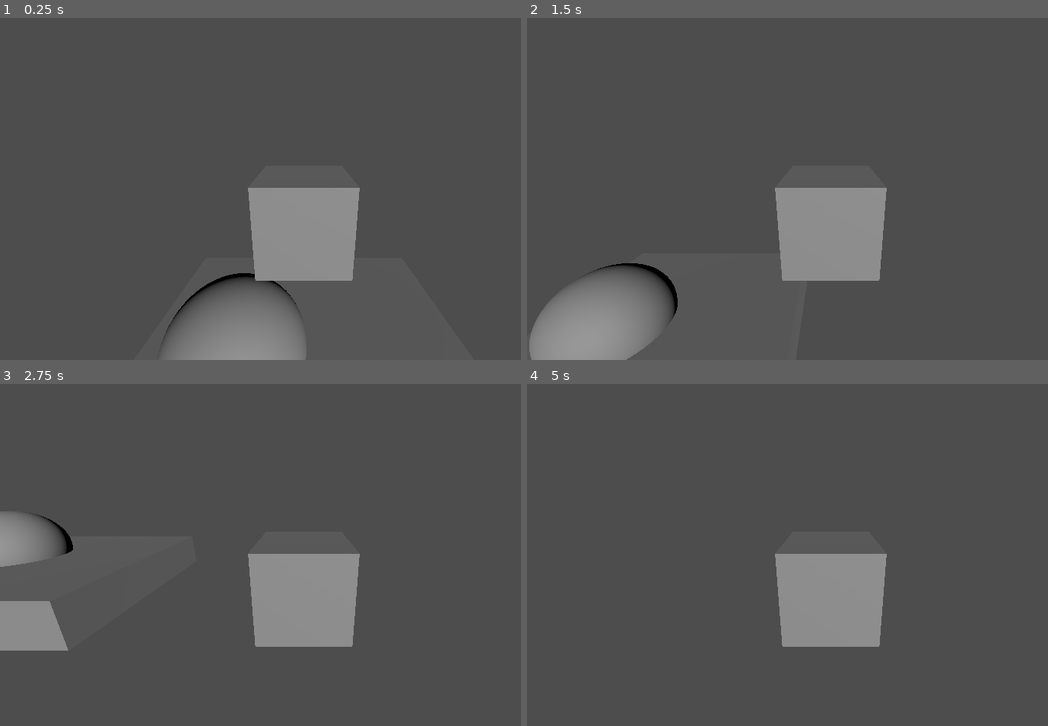
Above: before the commit, frames 1-4 (two rows, left to right).
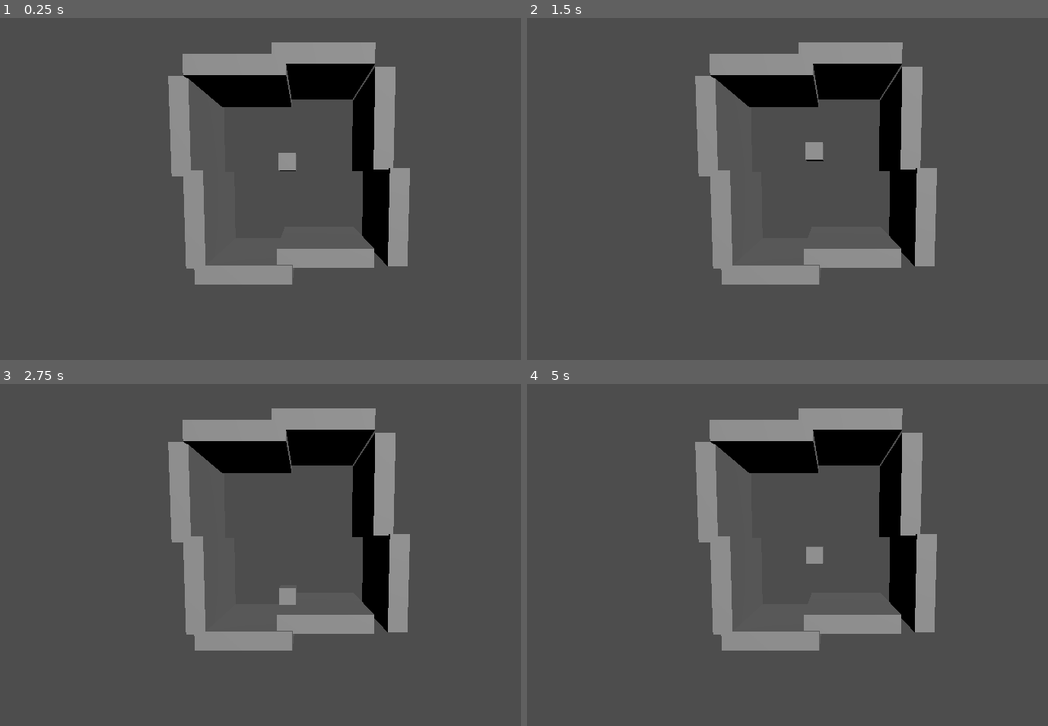
Above: after the commit, the same moments.

Repository: qujbug/impossibe_architecture_2024_digital_tech
Game: Godot game, scene res://circular_room.tscn
The game is run twice, just before and just after one commit, with the same random seed, the same clock (stepped at 60 frames per second) and the same inputs. The project has no main scene, so this scene is started directly.
Inputs:
- Up to frame 1 (0.25 s): no input
- Up to frame 2 (1.5 s): tap Enter (ui_accept) at 0.5, 0.77 s; hold Right (ui_right) 0.53-1.28 s; hold Down (ui_down) from 1.28 s (still down)
- Up to frame 3 (2.75 s): tap Enter (ui_accept) at 1.52 s; release Down (ui_down) at 2.03 s; hold Right (ui_right) from 2.03 s (still down)
- Up to frame 4 (5 s): release Right (ui_right) at 2.78 s; hold Up (ui_up) 2.78-3.53 s; tap Enter (ui_accept) at 3.02, 3.77, 4.52 s; hold Left (ui_left) from 3.53 s (still down)

The runs differ from the first frame. In frame 1, 22% of the frame differs, in the area x 31-79%, y 7-100%; in frame 2, 23%, in the area x 0-79%, y 7-100%; in frame 3, 20%; in frame 4, 17%.
Error before the commit: Invalid access to property or key 'xdifference' on a base object of type 'null instance'. (res://player.gd:40)
Error after the commit: Invalid access to property or key 'rotate' on a base object of type 'null instance'. (res://player.gd:60)

Commit message:
Additional impossible architecture
added in stuff like rotating room

Diff:
--- /dev/null
+++ b/2024_digital_tech/circular_room.gd
@@ -0,0 +1,18 @@
+extends Node3D
+
+# Called when the node enters the scene tree for the first time.
+func _ready():
+	pass # Replace with function body.
+
+
+# Called every frame. 'delta' is the elapsed time since the previous frame.
+func _process(delta):
+	pass
+
+
+
+func _on_circle_area_3d_body_entered(body):
+	if body.is_in_group("player"):
+		$rotatingobjects.rotate_z(-PI/2)
+		$rotatingobjects.position.x += 0.5
+		$rotatingobjects.position.y += 6
--- a/2024_digital_tech/circular_room.tscn
+++ b/2024_digital_tech/circular_room.tscn
@@ -1,42 +1,154 @@
 [gd_scene load_steps=6 format=3 uid="uid://twhgaha0tbed"]
 
-[ext_resource type="PackedScene" uid="uid://brb1bn30d0m2f" path="res://player.tscn" id="1_3pcux"]
+[ext_resource type="Script" path="res://circular_room.gd" id="1_ih14f"]
+[ext_resource type="PackedScene" uid="uid://brb1bn30d0m2f" path="res://player.tscn" id="2_rxag6"]
+
+[sub_resource type="BoxShape3D" id="BoxShape3D_ppwd4"]
+size = Vector3(0.0291748, 1, 5.06445)
 
 [sub_resource type="BoxShape3D" id="BoxShape3D_3tpik"]
 size = Vector3(4.98901, 1, 5.00122)
 
 [sub_resource type="BoxMesh" id="BoxMesh_3afli"]
 
-[sub_resource type="SphereShape3D" id="SphereShape3D_cq0cc"]
-radius = 0.998363
+[node name="circularRoom" type="Node3D"]
+script = ExtResource("1_ih14f")
+metadata/_edit_group_ = true
 
-[sub_resource type="SphereMesh" id="SphereMesh_plbgv"]
+[node name="Camera3D" type="Camera3D" parent="."]
+transform = Transform3D(1, 0, 0, 0, 0.998321, 0.0579299, 0, -0.0579299, 0.998321, 0, 5.05227, 13.5883)
 
-[node name="circularRoom" type="Node3D"]
+[node name="player" parent="." instance=ExtResource("2_rxag6")]
+transform = Transform3D(-4.37114e-08, 0, -1, 0, 1, 0, 1, 0, -4.37114e-08, -0.96214, 6.20269, 0.10454)
 
-[node name="player" parent="." instance=ExtResource("1_3pcux")]
-transform = Transform3D(1, 0, 0, 0, 1, 0, 0, 0, 1, 0, 3.11027, 0)
+[node name="DirectionalLight3D" type="DirectionalLight3D" parent="."]
+transform = Transform3D(0.945541, -0.105237, 0.308021, 0, 0.946294, 0.323307, -0.325502, -0.3057, 0.89476, -0.444587, 3.05764, 3.86385)
 
-[node name="Floor" type="StaticBody3D" parent="."]
+[node name="rotatingobjects" type="Node3D" parent="."]
 
-[node name="CollisionShape3D" type="CollisionShape3D" parent="Floor"]
+[node name="collisions" type="Node3D" parent="rotatingobjects"]
+transform = Transform3D(1, 0, 0, 0, 1, 0, 0, 0, 1, -3.08498, 0, 0)
+
+[node name="circleArea3D" type="Area3D" parent="rotatingobjects/collisions" groups=["circle"]]
+transform = Transform3D(1, 0, 0, 0, 1, 0, 0, 0, 1, 4.75299, 1.86624, 0.00249481)
+
+[node name="CollisionShape3D" type="CollisionShape3D" parent="rotatingobjects/collisions/circleArea3D"]
+transform = Transform3D(1, 0, 0, 0, 1, 0, 0, 0, 1, 0.94404, 0.0966547, -0.045064)
+shape = SubResource("BoxShape3D_ppwd4")
+
+[node name="circleArea3D2" type="Area3D" parent="rotatingobjects/collisions" groups=["circle"]]
+transform = Transform3D(-4.37114e-08, -1, 0, 1, -4.37114e-08, 0, 0, 0, 1, 6.18579, 7.83604, 0.00249481)
+
+[node name="CollisionShape3D" type="CollisionShape3D" parent="rotatingobjects/collisions/circleArea3D2"]
+transform = Transform3D(1, 0, 0, 0, 1, 0, 0, 0, 1, 0.94404, 0.0966547, -0.045064)
+shape = SubResource("BoxShape3D_ppwd4")
+
+[node name="circleArea3D3" type="Area3D" parent="rotatingobjects/collisions" groups=["circle"]]
+transform = Transform3D(1, 0, 0, 0, 1, 0, 0, 0, 1, -1.48365, 9.18285, 0.00249481)
+
+[node name="CollisionShape3D" type="CollisionShape3D" parent="rotatingobjects/collisions/circleArea3D3"]
+transform = Transform3D(1, 0, 0, 0, 1, 0, 0, 0, 1, 0.94404, 0.0966547, -0.045064)
+shape = SubResource("BoxShape3D_ppwd4")
+
+[node name="circleArea3D4" type="Area3D" parent="rotatingobjects/collisions" groups=["circle"]]
+transform = Transform3D(-4.37114e-08, -1, 0, 1, -4.37114e-08, 0, 0, 0, 1, -1.39374, 3.37286, 0.00249481)
+
+[node name="CollisionShape3D" type="CollisionShape3D" parent="rotatingobjects/collisions/circleArea3D4"]
+transform = Transform3D(1, 0, 0, 0, 1, 0, 0, 0, 1, 0.94404, 0.0966547, -0.045064)
+shape = SubResource("BoxShape3D_ppwd4")
+
+[node name="floors" type="Node3D" parent="rotatingobjects"]
+transform = Transform3D(1, 0, 0, 0, 1, 0, 0, 0, 1, -3.08498, 0, 0)
+metadata/_edit_group_ = true
+
+[node name="Floor2" type="StaticBody3D" parent="rotatingobjects/floors"]
+transform = Transform3D(1, 0, 0, 0, 1, 0, 0, 0, 1, 4.19913, 0.853339, -0.112748)
+
+[node name="CollisionShape3D" type="CollisionShape3D" parent="rotatingobjects/floors/Floor2"]
 transform = Transform3D(1, 0, 0, 0, 1, 0, 0, 0, 1, 0.000854492, 0, -0.0118408)
 shape = SubResource("BoxShape3D_3tpik")
 
-[node name="MeshInstance3D" type="MeshInstance3D" parent="Floor"]
+[node name="MeshInstance3D" type="MeshInstance3D" parent="rotatingobjects/floors/Floor2"]
 transform = Transform3D(5, 0, 0, 0, 1, 0, 0, 0, 5, 0, 0, 0)
 mesh = SubResource("BoxMesh_3afli")
 
-[node name="Roof" type="StaticBody3D" parent="."]
-transform = Transform3D(1, 0, 0, 0, 1, 0, 0, 0, 1, -0.956437, 0.722555, 0)
-metadata/_edit_group_ = true
+[node name="Floor" type="StaticBody3D" parent="rotatingobjects/floors"]
 
-[node name="CollisionShape3D" type="CollisionShape3D" parent="Roof"]
-shape = SubResource("SphereShape3D_cq0cc")
+[node name="CollisionShape3D" type="CollisionShape3D" parent="rotatingobjects/floors/Floor"]
+transform = Transform3D(1, 0, 0, 0, 1, 0, 0, 0, 1, 0.000854492, 0, -0.0118408)
+shape = SubResource("BoxShape3D_3tpik")
 
-[node name="MeshInstance3D" type="MeshInstance3D" parent="Roof"]
-transform = Transform3D(2, 0, 0, 0, 2, 0, 0, 0, 2, 0, -0.00543523, 0)
-mesh = SubResource("SphereMesh_plbgv")
+[node name="MeshInstance3D" type="MeshInstance3D" parent="rotatingobjects/floors/Floor"]
+transform = Transform3D(5, 0, 0, 0, 1, 0, 0, 0, 5, 0, 0, 0)
+mesh = SubResource("BoxMesh_3afli")
 
-[node name="DirectionalLight3D" type="DirectionalLight3D" parent="."]
-transform = Transform3D(0.945541, -0.105237, 0.308021, 0, 0.946294, 0.323306, -0.325502, -0.3057, 0.89476, 2.64039, 3.05764, 3.86385)
+[node name="Floor3" type="StaticBody3D" parent="rotatingobjects/floors"]
+transform = Transform3D(-4.37114e-08, 1, 0, -1, -4.37114e-08, 0, 0, 0, 1, 7.85749, 3.87978, 0)
+
+[node name="CollisionShape3D" type="CollisionShape3D" parent="rotatingobjects/floors/Floor3"]
+transform = Transform3D(1, 0, 0, 0, 1, 0, 0, 0, 1, 0.891484, -0.0356474, -0.0118408)
+shape = SubResource("BoxShape3D_3tpik")
+
+[node name="MeshInstance3D" type="MeshInstance3D" parent="rotatingobjects/floors/Floor3"]
+transform = Transform3D(5, 0, 0, 0, 1, 0, 0, 0, 5, 0.91892, 0, 0)
+mesh = SubResource("BoxMesh_3afli")
+
+[node name="Floor4" type="StaticBody3D" parent="rotatingobjects/floors"]
+transform = Transform3D(-4.37114e-08, -1, 0, 1, -4.37114e-08, 0, 0, 0, 1, 7.07915, 7.8876, -0.119387)
+
+[node name="CollisionShape3D" type="CollisionShape3D" parent="rotatingobjects/floors/Floor4"]
+transform = Transform3D(1, 0, 0, 0, 1, 0, 0, 0, 1, 0.000854492, 0, -0.0118408)
+shape = SubResource("BoxShape3D_3tpik")
+
+[node name="MeshInstance3D" type="MeshInstance3D" parent="rotatingobjects/floors/Floor4"]
+transform = Transform3D(5, 0, 0, 0, 1, 0, 0, 0, 5, 0, 0, 0)
+mesh = SubResource("BoxMesh_3afli")
+
+[node name="Floor5" type="StaticBody3D" parent="rotatingobjects/floors"]
+transform = Transform3D(1, 0, 0, 0, 1, 0, 0, 0, 1, 4.02803, 10.9623, 0)
+
+[node name="CollisionShape3D" type="CollisionShape3D" parent="rotatingobjects/floors/Floor5"]
+transform = Transform3D(1, 0, 0, 0, 1, 0, 0, 0, 1, 0.000854492, 0, -0.0118408)
+shape = SubResource("BoxShape3D_3tpik")
+
+[node name="MeshInstance3D" type="MeshInstance3D" parent="rotatingobjects/floors/Floor5"]
+transform = Transform3D(5, 0, 0, 0, 1, 0, 0, 0, 5, 0, 0, 0)
+mesh = SubResource("BoxMesh_3afli")
+
+[node name="Floor6" type="StaticBody3D" parent="rotatingobjects/floors"]
+transform = Transform3D(1, 0, 0, 0, 1, 0, 0, 0, 1, -0.274132, 10.4251, 0)
+
+[node name="CollisionShape3D" type="CollisionShape3D" parent="rotatingobjects/floors/Floor6"]
+transform = Transform3D(1, 0, 0, 0, 1, 0, 0, 0, 1, 0.000854492, 0, -0.0118408)
+shape = SubResource("BoxShape3D_3tpik")
+
+[node name="MeshInstance3D" type="MeshInstance3D" parent="rotatingobjects/floors/Floor6"]
+transform = Transform3D(5, 0, 0, 0, 1, 0, 0, 0, 5, 0, 0, 0)
+mesh = SubResource("BoxMesh_3afli")
+
+[node name="Floor7" type="StaticBody3D" parent="rotatingobjects/floors"]
+transform = Transform3D(-4.37114e-08, -1, 0, 1, -4.37114e-08, 0, 0, 0, 1, -3.20497, 7.54059, -0.356443)
+
+[node name="CollisionShape3D" type="CollisionShape3D" parent="rotatingobjects/floors/Floor7"]
+transform = Transform3D(1, 0, 0, 0, 1, 0, 0, 0, 1, 0.000854492, 0, -0.0118408)
+shape = SubResource("BoxShape3D_3tpik")
+
+[node name="MeshInstance3D" type="MeshInstance3D" parent="rotatingobjects/floors/Floor7"]
+transform = Transform3D(5, 0, 0, 0, 1, 0, 0, 0, 5, 0, 0, 0)
+mesh = SubResource("BoxMesh_3afli")
+
+[node name="Floor8" type="StaticBody3D" parent="rotatingobjects/floors"]
+transform = Transform3D(-4.37114e-08, -1, 0, 1, -4.37114e-08, 0, 0, 0, 1, -2.42804, 2.82941, -0.0141888)
+
+[node name="CollisionShape3D" type="CollisionShape3D" parent="rotatingobjects/floors/Floor8"]
+transform = Transform3D(1, 0, 0, 0, 1, 0, 0, 0, 1, 0.000854492, 0, -0.0118408)
+shape = SubResource("BoxShape3D_3tpik")
+
+[node name="MeshInstance3D" type="MeshInstance3D" parent="rotatingobjects/floors/Floor8"]
+transform = Transform3D(5, 0, 0, 0, 1, 0, 0, 0, 5, 0, 0, 0)
+mesh = SubResource("BoxMesh_3afli")
+
+[connection signal="body_entered" from="rotatingobjects/collisions/circleArea3D" to="." method="_on_circle_area_3d_body_entered"]
+[connection signal="body_entered" from="rotatingobjects/collisions/circleArea3D2" to="." method="_on_circle_area_3d_body_entered"]
+[connection signal="body_entered" from="rotatingobjects/collisions/circleArea3D3" to="." method="_on_circle_area_3d_body_entered"]
+[connection signal="body_entered" from="rotatingobjects/collisions/circleArea3D4" to="." method="_on_circle_area_3d_body_entered"]
--- /dev/null
+++ b/2024_digital_tech/cylinder.tscn
@@ -0,0 +1,30 @@
+[gd_scene load_steps=5 format=3 uid="uid://bncrjbj7ebts8"]
+
+[ext_resource type="PackedScene" uid="uid://brb1bn30d0m2f" path="res://player.tscn" id="1_0n24i"]
+
+[sub_resource type="CylinderShape3D" id="CylinderShape3D_ifyq1"]
+
+[sub_resource type="BoxMesh" id="BoxMesh_g36ls"]
+
+[sub_resource type="BoxShape3D" id="BoxShape3D_wgkjf"]
+
+[node name="Node3D" type="Node3D"]
+
+[node name="StaticBody3D2" type="StaticBody3D" parent="."]
+transform = Transform3D(5, 0, 0, 0, 5, 0, 0, 0, 5, 3.36023, 0, 0)
+
+[node name="CollisionShape3D" type="CollisionShape3D" parent="StaticBody3D2"]
+transform = Transform3D(1, 0, 0, 0, 1, 0, 0, 0, 1, 1.1736, 0, 0)
+shape = SubResource("CylinderShape3D_ifyq1")
+
+[node name="player" parent="." instance=ExtResource("1_0n24i")]
+transform = Transform3D(1, 0, 0, 0, 1, 0, 0, 0, 1, 3.23599, 5.69731, -0.182641)
+
+[node name="StaticBody3D" type="StaticBody3D" parent="."]
+transform = Transform3D(5, 0, 0, 0, 5, 0, 0, 0, 5, 3.36023, 0, 0)
+
+[node name="MeshInstance3D" type="MeshInstance3D" parent="StaticBody3D"]
+mesh = SubResource("BoxMesh_g36ls")
+
+[node name="CollisionShape3D" type="CollisionShape3D" parent="StaticBody3D"]
+shape = SubResource("BoxShape3D_wgkjf")
--- a/2024_digital_tech/level_1.tscn
+++ b/2024_digital_tech/level_1.tscn
@@ -40,6 +40,8 @@
 transform = Transform3D(1, 0, 0, 0, 1, 0, 0, 0, 1, -1.3594, 2.27809, 3.30667)
 
 [node name="teleporters" type="Node3D" parent="."]
+transform = Transform3D(1, 0, 0, 0, 1, 0, 0, 0, 1, 3.10587, 0, 0)
+visible = false
 
 [node name="enterpoint" parent="teleporters" instance=ExtResource("3_ywh77")]
 exitpointx = 0.0
--- a/2024_digital_tech/player.gd
+++ b/2024_digital_tech/player.gd
@@ -26,7 +26,7 @@
 
 	# Get the input direction and handle the movement/deceleration.
 	# As good practice, you should replace UI actions with custom gameplay actions.
-	var input_dir = Input.get_vector("ui_left", "ui_right", "ui_up", "ui_down")
+	var input_dir = Input.get_vector("moveleft", "moveright", "moveup", "movedown")
 	var direction = (transform.basis * Vector3(input_dir.x, 0, input_dir.y)).normalized()
 	if direction:
 		velocity.x = direction.x * SPEED
@@ -35,15 +35,28 @@
 		velocity.x = move_toward(velocity.x, 0, SPEED)
 		velocity.z = move_toward(velocity.z, 0, SPEED)
 
+	direction = Vector3(Input.get_action_strength("moveleft") - Input.get_action_strength("moveright"),
+	0,
+	Input.get_action_strength("moveup") - Input.get_action_strength("movedown"))
+	camera()
+
 	#this is just to test if an input works. ui_text_sebmit
 	if Input.is_action_pressed("ui_text_submit"):
-		print($"/res/teleporter".xdifference)
+		print("nada")
+
 	move_and_slide()
 
 
 #interaction methods
 func _on_area_3d_area_entered(area):
+	##iinteracting by teleporting
 	if area.is_in_group("teleporter-enter"):
 		position.x += 25
 		position.y += 25
 		position.z += 25
+
+func camera():
+	if Input.is_action_pressed("rightcamera"):
+		$Camera3d.rotate.x += 90
+	if Input.is_action_pressed("leftcamera"):
+		$Camera3D.rotate.x += 90
--- a/2024_digital_tech/player.tscn
+++ b/2024_digital_tech/player.tscn
@@ -7,9 +7,9 @@
 
 [sub_resource type="BoxShape3D" id="BoxShape3D_67wxt"]
 
-[sub_resource type="BoxShape3D" id="BoxShape3D_xsfru"]
+[sub_resource type="SphereShape3D" id="SphereShape3D_wljcq"]
 
-[node name="player" type="CharacterBody3D"]
+[node name="player" type="CharacterBody3D" groups=["player"]]
 script = ExtResource("1_8w0x0")
 
 [node name="Body" type="MeshInstance3D" parent="."]
@@ -23,10 +23,13 @@
 transform = Transform3D(1, 0, 0, 0, 0.954922, 0.296858, 0, -0.296858, 0.954922, 0, 1.07942, 2.40749)
 
 [node name="teleportcollision" type="Area3D" parent="."]
+transform = Transform3D(2, 0, 0, 0, 2, 0, 0, 0, 2, 0, 0, 0)
 script = ExtResource("2_wstcm")
 
 [node name="CollisionShape3D" type="CollisionShape3D" parent="teleportcollision"]
-shape = SubResource("BoxShape3D_xsfru")
+shape = SubResource("SphereShape3D_wljcq")
+
+[node name="TwistPivot" type="Node3D" parent="."]
 
 [connection signal="area_entered" from="teleportcollision" to="." method="_on_area_3d_area_entered"]
 [connection signal="area_exited" from="teleportcollision" to="." method="_on_area_3d_area_exited"]
--- a/2024_digital_tech/project.godot
+++ b/2024_digital_tech/project.godot
@@ -52,3 +52,43 @@
 , Object(InputEventKey,"resource_local_to_scene":false,"resource_name":"","device":-1,"window_id":0,"alt_pressed":false,"shift_pressed":false,"ctrl_pressed":false,"meta_pressed":false,"pressed":false,"keycode":0,"physical_keycode":83,"key_label":0,"unicode":115,"echo":false,"script":null)
 ]
 }
+moveleft={
+"deadzone": 0.5,
+"events": [Object(InputEventKey,"resource_local_to_scene":false,"resource_name":"","device":-1,"window_id":0,"alt_pressed":false,"shift_pressed":false,"ctrl_pressed":false,"meta_pressed":false,"pressed":false,"keycode":0,"physical_keycode":65,"key_label":0,"unicode":97,"echo":false,"script":null)
+]
+}
+moveright={
+"deadzone": 0.5,
+"events": [Object(InputEventKey,"resource_local_to_scene":false,"resource_name":"","device":-1,"window_id":0,"alt_pressed":false,"shift_pressed":false,"ctrl_pressed":false,"meta_pressed":false,"pressed":false,"keycode":0,"physical_keycode":68,"key_label":0,"unicode":100,"echo":false,"script":null)
+]
+}
+moveup={
+"deadzone": 0.5,
+"events": [Object(InputEventKey,"resource_local_to_scene":false,"resource_name":"","device":-1,"window_id":0,"alt_pressed":false,"shift_pressed":false,"ctrl_pressed":false,"meta_pressed":false,"pressed":false,"keycode":0,"physical_keycode":87,"key_label":0,"unicode":119,"echo":false,"script":null)
+]
+}
+movedown={
+"deadzone": 0.5,
+"events": [Object(InputEventKey,"resource_local_to_scene":false,"resource_name":"","device":-1,"window_id":0,"alt_pressed":false,"shift_pressed":false,"ctrl_pressed":false,"meta_pressed":false,"pressed":false,"keycode":0,"physical_keycode":83,"key_label":0,"unicode":115,"echo":false,"script":null)
+]
+}
+upcamera={
+"deadzone": 0.5,
+"events": [Object(InputEventKey,"resource_local_to_scene":false,"resource_name":"","device":-1,"window_id":0,"alt_pressed":false,"shift_pressed":false,"ctrl_pressed":false,"meta_pressed":false,"pressed":false,"keycode":0,"physical_keycode":4194320,"key_label":0,"unicode":0,"echo":false,"script":null)
+]
+}
+donwcamera={
+"deadzone": 0.5,
+"events": [Object(InputEventKey,"resource_local_to_scene":false,"resource_name":"","device":-1,"window_id":0,"alt_pressed":false,"shift_pressed":false,"ctrl_pressed":false,"meta_pressed":false,"pressed":false,"keycode":0,"physical_keycode":4194322,"key_label":0,"unicode":0,"echo":false,"script":null)
+]
+}
+leftcamera={
+"deadzone": 0.5,
+"events": [Object(InputEventKey,"resource_local_to_scene":false,"resource_name":"","device":-1,"window_id":0,"alt_pressed":false,"shift_pressed":false,"ctrl_pressed":false,"meta_pressed":false,"pressed":false,"keycode":0,"physical_keycode":4194319,"key_label":0,"unicode":0,"echo":false,"script":null)
+]
+}
+rightcamera={
+"deadzone": 0.5,
+"events": [Object(InputEventKey,"resource_local_to_scene":false,"resource_name":"","device":-1,"window_id":0,"alt_pressed":false,"shift_pressed":false,"ctrl_pressed":false,"meta_pressed":false,"pressed":false,"keycode":0,"physical_keycode":4194321,"key_label":0,"unicode":0,"echo":false,"script":null)
+]
+}
